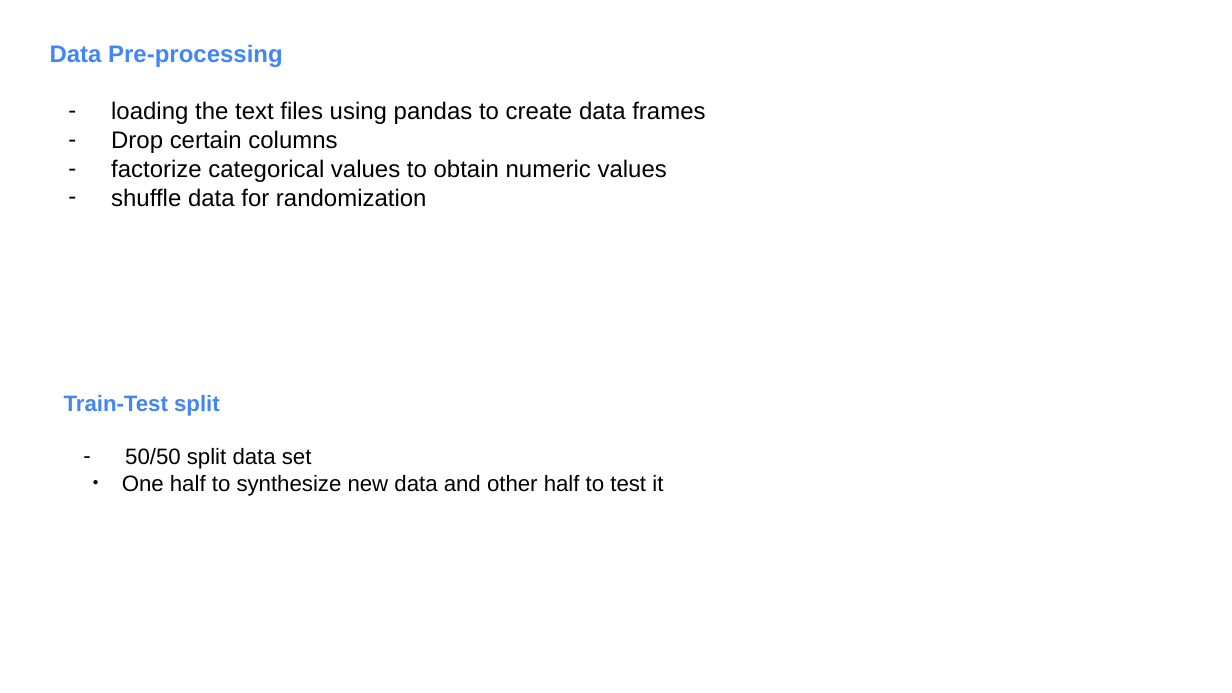
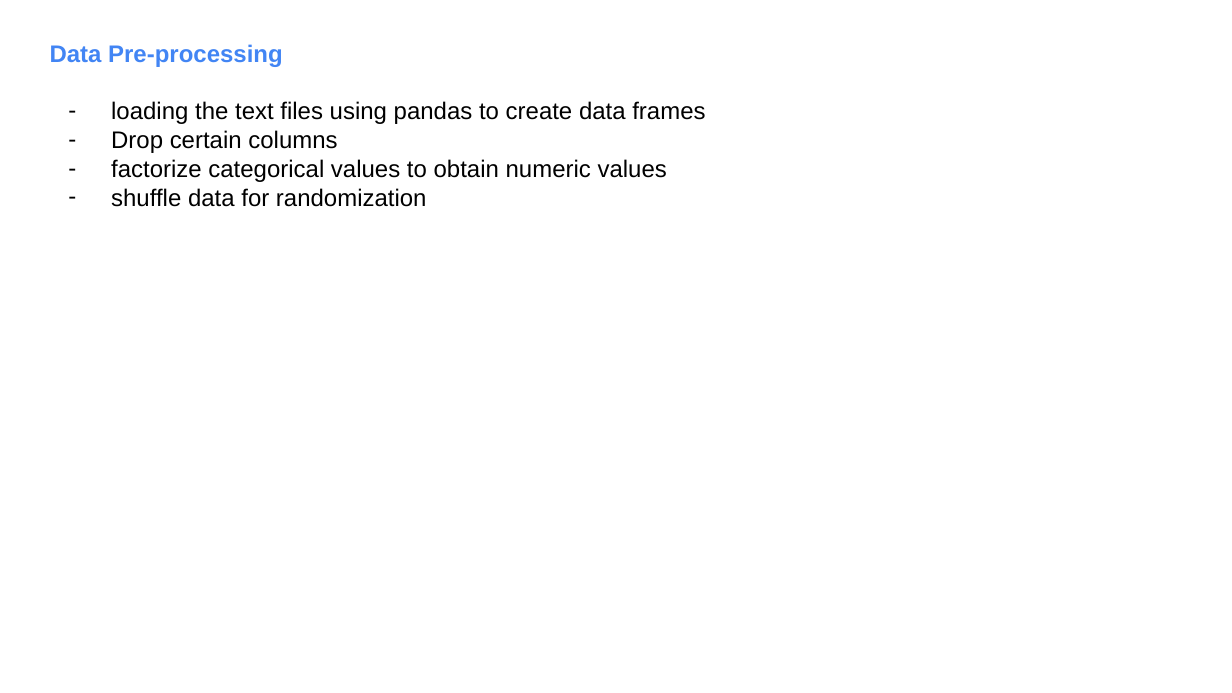
Before and after one commit to fambrogi/MachineLearning, a slide deck: slide 8 of ex_3/Slides_ML_3.pptx. Drawn at 1232x693 pixels with LibreOffice and Linux fonts; fonts in the diff are those of the drawing. Boxes give left, top, right and bottom in pixels: in the first picture for what was removed or moved away, otherwise in the second. Text is boxed around its words. In the diff, an @@ line names an element or a change of style, - is before the commit and + after.

Commit message:
slides

```diff
--- a/ex_3/Slides_ML_3.pptx
+++ b/ex_3/Slides_ML_3.pptx
@@ text removed at <box>64,395,663,496</box> @@
-Train-Test split
-– 50/50 split data set
-  ● One half to synthesize new data and other half to test it
```
Also in this commit, not shown: 1 other slide changed, 5 slides added, 2 slides removed.
